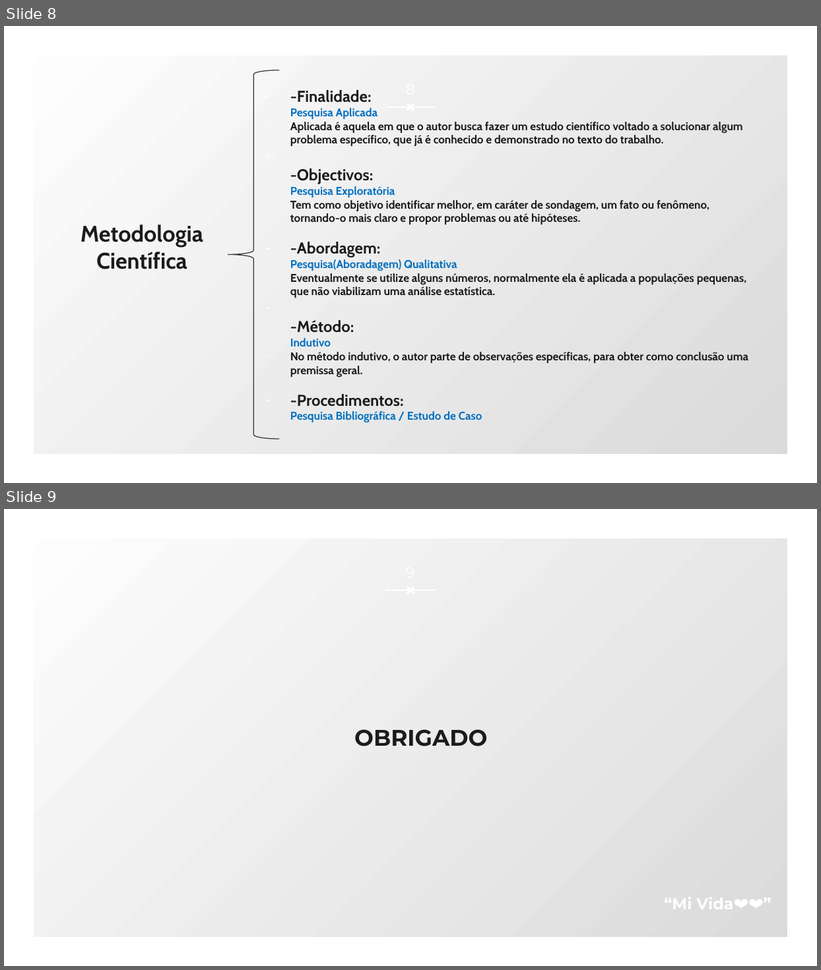
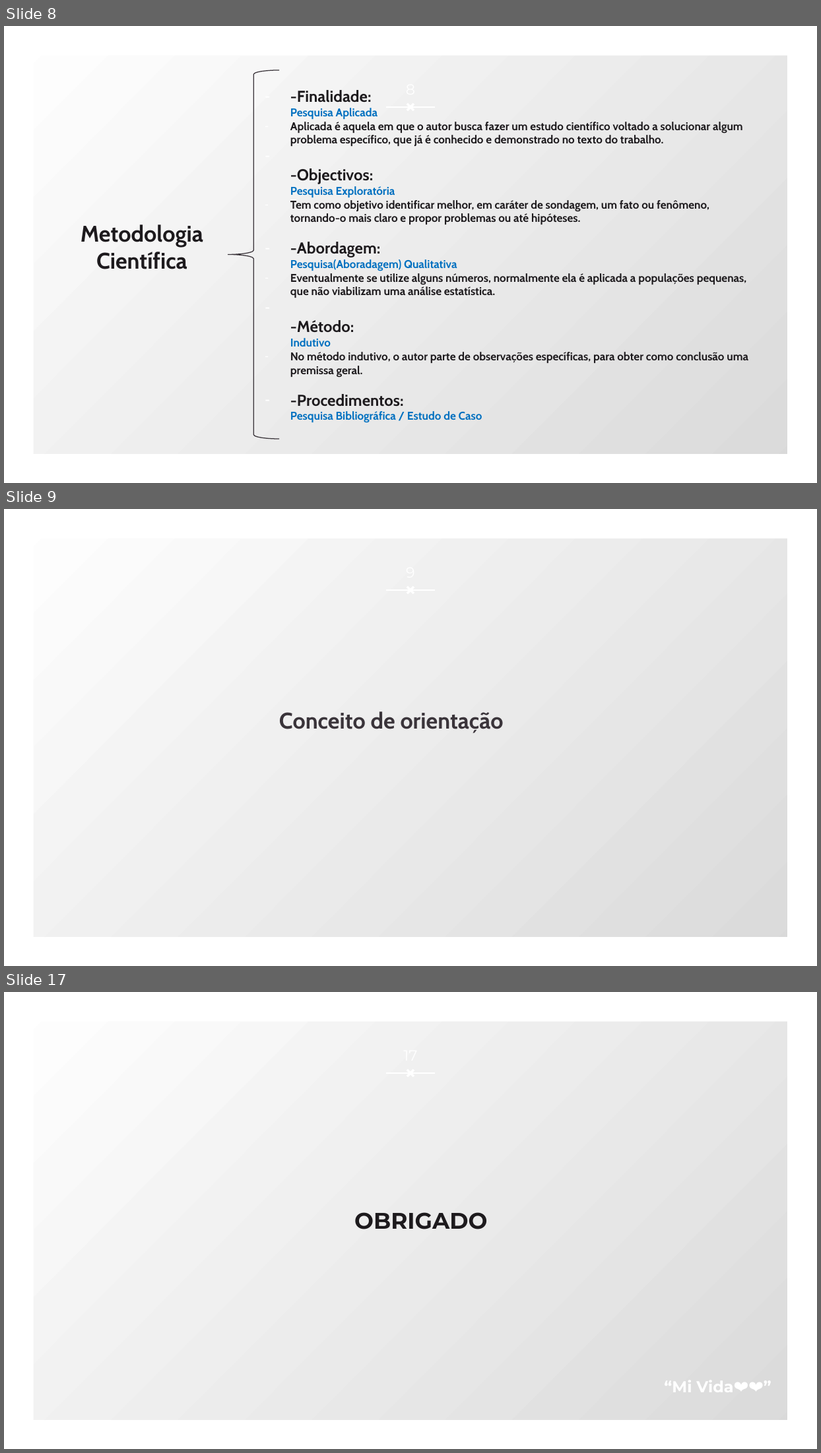
Before and after one commit to reincedaniel/TCC, a slide deck: apresentação.pptx. Shown one above the other, each under a label of ours: slides 8 and 9 before the commit, slides 8, 9 and 17 after it; the slides between them are not shown. The pictures are 821x970 and 821x1453 pixels, drawn with LibreOffice and Linux fonts; fonts in the diff are those of the drawing. Boxes give left, top, right and bottom in pixels: in the first picture for what was removed or moved away, otherwise in the second. Text is boxed around its words. In the diff, an @@ line names an element or a change of style, - is before the commit and + after.

```diff
--- a/apresentação.pptx
+++ b/apresentação.pptx
@@ slide 9 added at bbox=[4, 509, 817, 966], background gradient #FFFFFF to #D9D9D9; not listed: 3 template elements that a slide beside it also shows @@
@@ text added at bbox=[279, 712, 504, 733], 20 pt, text #3A343A, bold @@
+Conceito de orientação
@@ what was slide 9 is now slide 17 @@
```
Also in this commit, not shown: 1 slide changed, 7 other slides added, 17 other files.
